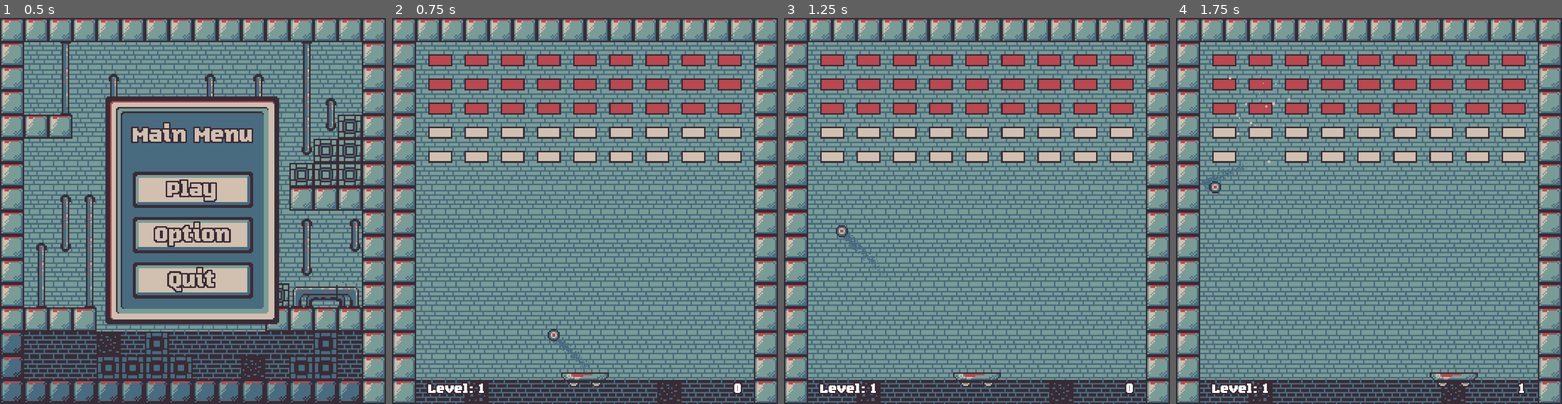
Above: before the commit, frames 1-4 (left to right).
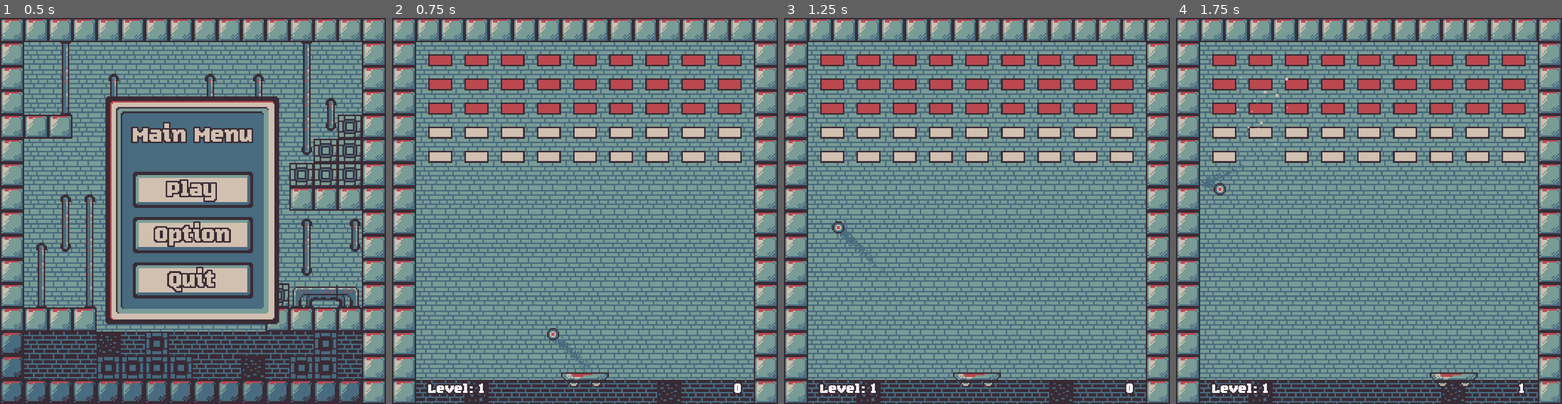
Above: after the commit, the same moments.

Repository: NineteenthPilgrim/Block-Breaker-Arcade-Game
Game: Godot game, scene res://scenes/ui/main_menu.tscn
The game is run twice, just before and just after one commit, with the same random seed, the same clock (stepped at 60 frames per second) and the same inputs.
Inputs (mouse positions are in pixels of both pictures, inside the frame that each line leads up to):
- Up to frame 1 (0.5 s): no input
- Up to frame 2 (0.75 s): click "Play" at 0.5 s
- Up to frame 3 (1.25 s): no input
- Up to frame 4 (1.75 s): move the mouse to (1453, 191) at 1.27 s

Frame 1 is identical in both runs. In frame 2, less than 0.1% of the frame differs, in the area x 40-51%, y 80-91%; in frame 3, 0.2%; in frame 4, 0.3%, in the area x 6-30%, y 6-46%.

Commit message:
Add files via upload
- Added new card: changes the paddle to a different one  
- Finished the third level

Diff:
--- a/block-breaker-arcade-game/scenes/ball/ball.gd
+++ b/block-breaker-arcade-game/scenes/ball/ball.gd
@@ -1,12 +1,14 @@
 extends CharacterBody2D
 
-var speed = 180
+var speed = 190
 var direction = Vector2.DOWN
 var is_active = true
 
+@onready var sprite_2d: Sprite2D = $Sprite2D
+
 
 func _ready() -> void:
-	speed = speed + (15 * GameManager.level)
+	speed = speed + (10 * GameManager.level)
 	velocity = Vector2(speed * -1, speed)
 
 
@@ -39,5 +41,6 @@
 
 
 func _on_danger_zone_body_entered(body: Node2D) -> void:
+	sprite_2d.visible = false
 	await get_tree().create_timer(.1).timeout
 	game_over()
--- a/block-breaker-arcade-game/scenes/bonus_cards/bonus_ball.gd
+++ b/block-breaker-arcade-game/scenes/bonus_cards/bonus_ball.gd
@@ -15,7 +15,7 @@
 
 
 func _on_body_entered(body):
-	if body.name == "Platform":
+	if body.name == "Platform" or body.name == "BonusPlatform":
 		spawn_extra_ball()
 		queue_free()
 
--- a/block-breaker-arcade-game/scenes/bonus_cards/bonus_ball.tscn
+++ b/block-breaker-arcade-game/scenes/bonus_cards/bonus_ball.tscn
@@ -12,7 +12,6 @@
 size = Vector2(10, 12)
 
 [node name="BonusBall" type="Area2D"]
-position = Vector2(0, 6)
 collision_layer = 8
 collision_mask = 8
 script = ExtResource("1_cj20f")
--- /dev/null
+++ b/block-breaker-arcade-game/scenes/bonus_cards/bonus_platform_card.gd
@@ -0,0 +1,20 @@
+extends Area2D
+
+
+func _ready():
+	# Карта исчезает через 10 секунд, если не поймана
+	await get_tree().create_timer(10).timeout
+	queue_free()
+
+
+func _process(delta):
+	position.y += 50 * delta
+
+
+func _on_body_entered(body: Node2D) -> void:
+	if body.name == "Platform" and body is CharacterBody2D:
+		# Замену сделает основной узел (например, Main.gd)
+		var scene = get_tree().current_scene
+		if scene.has_method("swap_to_big_platform"):
+			scene.call_deferred("swap_to_big_platform")
+		queue_free()
--- /dev/null
+++ b/block-breaker-arcade-game/scenes/bonus_cards/bonus_platform_card.tscn
@@ -0,0 +1,24 @@
+[gd_scene load_steps=5 format=3 uid="uid://bu5xfxqs02k30"]
+
+[ext_resource type="Script" uid="uid://cj5t2233b1pt6" path="res://scenes/bonus_cards/bonus_platform_card.gd" id="1_43u4b"]
+[ext_resource type="Texture2D" uid="uid://bedd7ff762vev" path="res://TileSetF2D.png" id="1_blfc4"]
+
+[sub_resource type="AtlasTexture" id="AtlasTexture_2scu5"]
+atlas = ExtResource("1_blfc4")
+region = Rect2(115, 65, 10, 13)
+
+[sub_resource type="RectangleShape2D" id="RectangleShape2D_6pqhd"]
+size = Vector2(10, 12)
+
+[node name="BonusPlatformCard" type="Area2D"]
+collision_layer = 8
+collision_mask = 8
+script = ExtResource("1_43u4b")
+
+[node name="Sprite2D" type="Sprite2D" parent="."]
+texture = SubResource("AtlasTexture_2scu5")
+
+[node name="CollisionShape2D" type="CollisionShape2D" parent="."]
+shape = SubResource("RectangleShape2D_6pqhd")
+
+[connection signal="body_entered" from="." to="." method="_on_body_entered"]
--- a/block-breaker-arcade-game/scenes/levels/level_three.gd
+++ b/block-breaker-arcade-game/scenes/levels/level_three.gd
@@ -2,17 +2,66 @@
 
 @onready var brick_one = preload("res://scenes/bricks/brick.tscn")
 @onready var brick_two = preload("res://scenes/bricks/brick_two.tscn")
+@onready var bonus_platfrom = preload("res://scenes/platform/bonus_platform.tscn")
+@onready var platform: CharacterBody2D = %Platform
+
+@export var bonus_ball_scene: PackedScene
+@export var bonus_platform_scene: PackedScene
+@export var spawn_positions := [Vector2(56, 150), Vector2(200, 150)]
+
+var bonus_platform_instance: Node = null
 
 var columns = 8
-var rows = 1
+var rows = 12
 var margin = 64
+
+
+func spawn_random_card():
+	# Выбираем случайную позицию из массива
+	var pos = spawn_positions[randi() % spawn_positions.size()]
+	# Выбираем случайную карту
+	var card_scene = bonus_ball_scene if (randi() % 2 == 0) else bonus_platform_scene
+	# Создаём инстанс карты
+	var card_instance = card_scene.instantiate()
+	add_child(card_instance)
+	card_instance.global_position = pos
+
+
+func swap_to_big_platform():
+	# Спрятать обычную платформу
+	platform.visible = false
+	platform.set_physics_process(false)
+	platform.collision_layer &= ~(1 << 3)
+	# Создать большую платформу на том же месте
+	bonus_platform_instance = bonus_platfrom.instantiate()
+	bonus_platform_instance.global_position = platform.global_position
+	add_child(bonus_platform_instance)
+
+	# Вернуть обычную через 10 секунд
+	await get_tree().create_timer(10).timeout
+
+	if bonus_platform_instance and bonus_platform_instance.is_inside_tree():
+		bonus_platform_instance.queue_free()
+
+	platform.visible = true
+	platform.set_physics_process(true)
+	platform.collision_layer |= (1 << 3)
+
+
 # Called when the node enters the scene tree for the first time.
 func _ready() -> void:
 	level()
+	randomize()  # обязательно вызвать для рандома
+	# Запустить таймер
+	var timer = Timer.new()
+	timer.wait_time = 30
+	timer.one_shot = false
+	timer.autostart = true
+	add_child(timer)
+	timer.connect("timeout", Callable(self, "spawn_random_card"))
 
 
 func level():
-	rows = 12
 	for i in rows:
 		for j in columns:
 			var random_bricks = randi_range(0,3)
--- a/block-breaker-arcade-game/scenes/levels/level_three.tscn
+++ b/block-breaker-arcade-game/scenes/levels/level_three.tscn
@@ -1,15 +1,18 @@
-[gd_scene load_steps=12 format=4 uid="uid://58fkqb43f338"]
+[gd_scene load_steps=14 format=4 uid="uid://58fkqb43f338"]
 
 [ext_resource type="Script" uid="uid://dc2l5rpm540ld" path="res://scenes/levels/level_three.gd" id="1_oknu7"]
+[ext_resource type="PackedScene" uid="uid://bvgss8wu8piew" path="res://scenes/bonus_cards/bonus_ball.tscn" id="2_4umhc"]
 [ext_resource type="Texture2D" uid="uid://bedd7ff762vev" path="res://TileSetF2D.png" id="2_y0l6c"]
 [ext_resource type="PackedScene" uid="uid://jk4ahqvun08w" path="res://scenes/platform/platform.tscn" id="3_4umhc"]
 [ext_resource type="PackedScene" uid="uid://db1255chn3jf5" path="res://scenes/ball/ball.tscn" id="4_7ry6i"]
+[ext_resource type="PackedScene" uid="uid://bu5xfxqs02k30" path="res://scenes/bonus_cards/bonus_platform_card.tscn" id="5_y0l6c"]
 
 [sub_resource type="RectangleShape2D" id="RectangleShape2D_nbgty"]
 
 [sub_resource type="RectangleShape2D" id="RectangleShape2D_i166f"]
 
 [sub_resource type="RectangleShape2D" id="RectangleShape2D_qkmgm"]
+size = Vector2(19.9219, 20)
 
 [sub_resource type="RectangleShape2D" id="RectangleShape2D_oknu7"]
 size = Vector2(16, 32)
@@ -162,8 +165,10 @@
 [sub_resource type="RectangleShape2D" id="RectangleShape2D_hnne4"]
 size = Vector2(226, 20)
 
-[node name="LevelOne" type="Node2D"]
+[node name="LevelThree" type="Node2D"]
 script = ExtResource("1_oknu7")
+bonus_ball_scene = ExtResource("2_4umhc")
+bonus_platform_scene = ExtResource("5_y0l6c")
 
 [node name="Camera2D" type="Camera2D" parent="."]
 position = Vector2(128, 128)
@@ -188,7 +193,7 @@
 shape = SubResource("RectangleShape2D_qkmgm")
 
 [node name="Floor" type="CollisionShape2D" parent="Walls"]
-position = Vector2(129, 281)
+position = Vector2(128.5, 283)
 scale = Vector2(12.8, 1)
 shape = SubResource("RectangleShape2D_qkmgm")
 
@@ -231,9 +236,10 @@
 shape = SubResource("RectangleShape2D_hnne4")
 
 [node name="Platform" parent="." instance=ExtResource("3_4umhc")]
+unique_name_in_owner = true
 position = Vector2(128, 240)
 
 [node name="Ball" parent="." instance=ExtResource("4_7ry6i")]
-position = Vector2(129, 228)
+position = Vector2(129, 23)
 
 [connection signal="body_entered" from="DangerZone" to="Ball" method="_on_danger_zone_body_entered"]
--- /dev/null
+++ b/block-breaker-arcade-game/scenes/platform/bonus_platform.gd
@@ -0,0 +1,15 @@
+extends CharacterBody2D
+
+const speed = 500
+const level_width = 256
+const platform_width = 32
+const platform_position_y: float = 240.0
+
+func _physics_process(delta: float) -> void:
+	global_position.y = platform_position_y
+	var mouse_x = get_global_mouse_position().x
+	mouse_x = clamp(mouse_x, level_width / 16 + (platform_width / 2),\
+	 level_width - 32 - (platform_width / 2))
+	global_position.x = mouse_x
+	global_position.y = platform_position_y
+	move_and_slide()
--- /dev/null
+++ b/block-breaker-arcade-game/scenes/platform/bonus_platform.tscn
@@ -0,0 +1,32 @@
+[gd_scene load_steps=6 format=3 uid="uid://dks8mqm2s2hpr"]
+
+[ext_resource type="Script" uid="uid://4kq25c2d67da" path="res://scenes/platform/bonus_platform.gd" id="1_evgj2"]
+[ext_resource type="Texture2D" uid="uid://bedd7ff762vev" path="res://TileSetF2D.png" id="1_tuy0p"]
+
+[sub_resource type="AtlasTexture" id="AtlasTexture_evgj2"]
+atlas = ExtResource("1_tuy0p")
+region = Rect2(48, 128, 32, 10)
+
+[sub_resource type="AtlasTexture" id="AtlasTexture_ekrah"]
+atlas = ExtResource("1_tuy0p")
+region = Rect2(48, 128, 32, 10)
+
+[sub_resource type="RectangleShape2D" id="RectangleShape2D_v5wq1"]
+size = Vector2(64, 6)
+
+[node name="BonusPlatform" type="CharacterBody2D"]
+collision_layer = 9
+collision_mask = 4
+script = ExtResource("1_evgj2")
+
+[node name="Sprite2D" type="Sprite2D" parent="."]
+position = Vector2(-16, 0)
+texture = SubResource("AtlasTexture_evgj2")
+
+[node name="Sprite2D2" type="Sprite2D" parent="."]
+position = Vector2(16, 0)
+texture = SubResource("AtlasTexture_ekrah")
+
+[node name="CollisionShape2D" type="CollisionShape2D" parent="."]
+position = Vector2(0, -2)
+shape = SubResource("RectangleShape2D_v5wq1")
Not shown, added: block-breaker-arcade-game/scenes/bonus_cards/bonus_platform_card.gd.uid
Not shown, added: block-breaker-arcade-game/scenes/platform/bonus_platform.gd.uid
